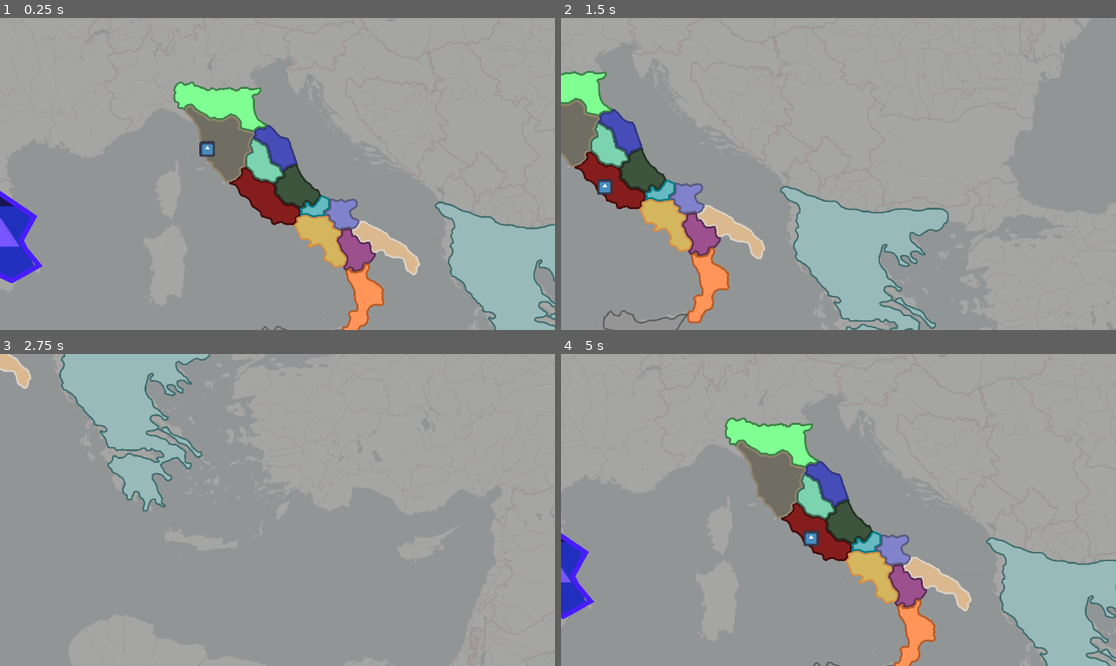
Above: before the commit, frames 1-4 (two rows, left to right).
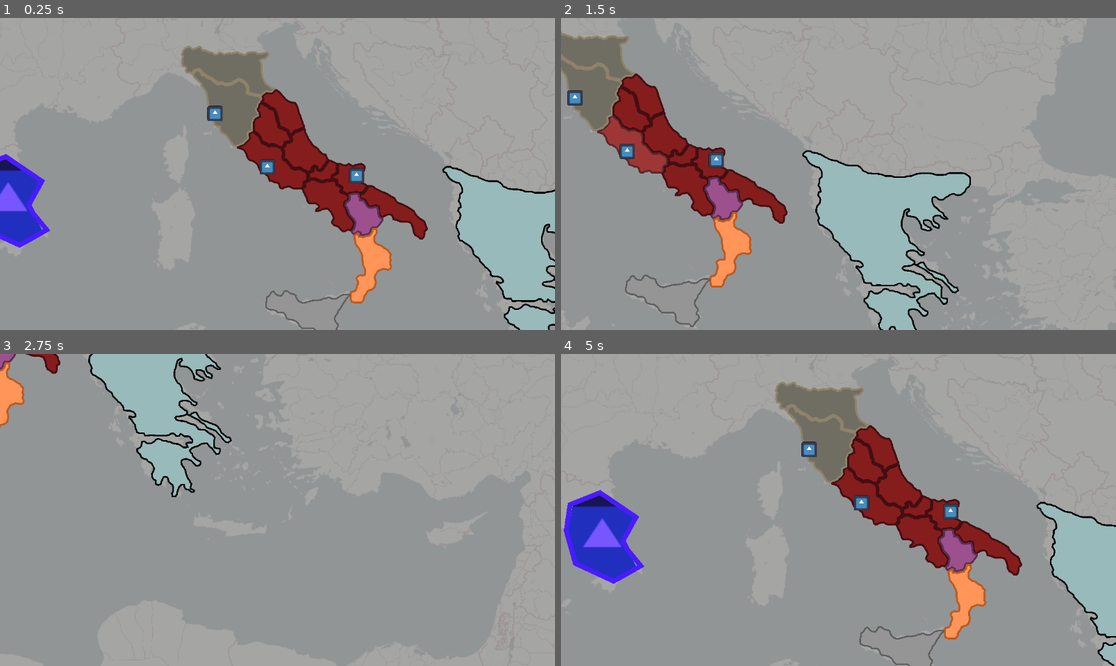
Above: after the commit, the same moments.

Repository: Lucasdelpiero/RTS
Game: Godot game, scene res://Map/world.tscn
The game is run twice, just before and just after one commit, with the same random seed, the same clock (stepped at 60 frames per second) and the same inputs. The engine's default icon, where the game draws it, is replaced by a stand-in: a white triangle on a blue panel in a dark square.
Inputs (mouse positions are in pixels of both pictures, inside the frame that each line leads up to):
- Up to frame 1 (0.25 s): no input
- Up to frame 2 (1.5 s): tap Enter at 0.5 s; move the mouse to (810, 189) at 0.52 s; hold D (Right) 0.53-1.28 s; click (810, 189) at 0.6 s; right-click (810, 189) at 0.8 s; move the mouse to (655, 158) at 1.27 s; hold S (Down) from 1.28 s (still down); right-click (655, 158) at 1.35 s
- Up to frame 3 (2.75 s): click (94, 494) at 1.55 s; move the mouse to (72, 357) at 2.02 s; release S (Down) at 2.03 s; hold D (Right) from 2.03 s (still down); click (72, 357) at 2.1 s; right-click (72, 357) at 2.3 s
- Up to frame 4 (5 s): move the mouse to (810, 572) at 2.77 s; release D (Right) at 2.78 s; hold W (Up) 2.78-3.53 s; right-click (810, 572) at 2.85 s; click (810, 572) at 3.05 s; move the mouse to (616, 510) at 3.52 s; hold A (Left) from 3.53 s (still down); click (616, 510) at 3.6 s; right-click (616, 510) at 3.8 s; move the mouse to (588, 575) at 4.27 s; right-click (588, 575) at 4.35 s; click (588, 575) at 4.55 s

The runs differ from the first frame. In frame 1, 20% of the frame differs, in the area x 0-100%, y 8-100%; in frame 2, 21%; in frame 3, 6.7%; in frame 4, 28%.

Commit message:
Added nations and the armies can be controlled by the player

Diff:
--- a/Map/Glow.gdshader
+++ b/Map/Glow.gdshader
@@ -3,7 +3,7 @@
 uniform float glow = 0.2;
 
 void fragment() {
-	COLOR.r = COLOR.r + 0.1;
-	COLOR.g = COLOR.g + 0.1;
-	COLOR.b = COLOR.b + 0.1;
+	COLOR.r = COLOR.r + glow;
+	COLOR.g = COLOR.g + glow;
+	COLOR.b = COLOR.b + glow;
 }
--- a/Map/Province.gd
+++ b/Map/Province.gd
@@ -2,17 +2,21 @@
 class_name Province # New icon to be made
 extends Polygon2D
 
-@export_color_no_alpha var OutLine = Color(0, 0, 0) : set = set_color_border
-@export_range(1, 20, 0.1) var Width = 2.0 : set = set_width
+@export_color_no_alpha var outLine = Color(0, 0, 0) : set = set_color_border
+@export_range(1, 20, 0.1) var width = 2.0 : set = set_width
 @onready var border = %Border
 @onready var city = %PosProvince
 @onready var mouseDetector = %MouseDetector
 @onready var collision = $MouseDetector/CollisionPolygon2D
 
+@export_category("Ownership")
+@export_range(0, 500, 1) var ownership = 0
+
 @export_category("DATA")
 @export_range(0, 10000, 1) var ID = 0
 @export_range(0.1, 10, 0.1) var weight = 1.0
 var connections : Array
+
 @export_group("Connections")
 @export var path0 : NodePath
 @export var path1 : NodePath
@@ -26,7 +30,11 @@
 @export var path9 : NodePath
 @export var path10 : NodePath
 
+# Array of paths avialiable as connections
 var paths : Array
+
+# The scene root first children
+var world = null
 
 func _ready():
 	await get_tree().create_timer(1).timeout
@@ -47,15 +55,15 @@
 	border.points = polygon
 	if polygon.size() > 1 :
 		border.add_point(polygon[0]) # Closes the line from the end point to the start point
-	border.width = Width
-	border.default_color = OutLine
+	border.width = width
+	border.default_color = outLine
 
 func set_color_border(color):
-	OutLine = color
+	outLine = color
 	queue_redraw()
 
 func set_width(new_width):
-	Width = new_width
+	width = new_width
 	queue_redraw()
 
 func set_city_name(value):
@@ -77,6 +85,12 @@
 			connections.push_back(con)
 #	print("connections: " + str(connections))
 
+func update_to_nation_color():
+	for nation in world.nations:
+		if nation.NATION_TAG == self.ownership:
+			self.outLine = nation.nationOutline
+			self.color = nation.nationColor
+	pass
 
 func _on_mouse_detector_mouse_entered():
 	Globals.mouse_in_province = ID
--- a/Map/army.gd
+++ b/Map/army.gd
@@ -5,8 +5,10 @@
 var path : PackedVector2Array = []
 const JUMP_VELOCITY = -400.0
 @onready var line = $Node/Line2D
+@onready var icon = $Icon
 enum  { IDLE, MOVING, FIGHTING }
 var state = MOVING
+@export_range(0, 500, 1) var ownership = 0
 @export_range( 10, 10000, 1) var SPEED = 500
 var test = true
 var starting_point : Vector2 # Were the army starts traveling from one point to other
@@ -18,15 +20,28 @@
 var first_point : Vector2 # First point in the path
 var second_point : Vector2 # Second point in the path
 
+## CONTROL
+var hovered = false
+var selected = false
+
 signal get_pathfinding(army ,current_position)
 # Get the gravity from the project settings to be synced with RigidBody nodes.
 
 func _input(event):
+	# Selection of the army selected
+	if Input.is_action_just_pressed("Click_Left"):
+		if ownership == world.playerNation:
+			if hovered:
+				selected = true
+			else: # This will have to be changed once multiples armies are selected
+				selected = false
+			pass
 	# Once clicked, the it will get the pathing towards the last province that was hovered
 	# If not province is being hovered it will go towards the closest province
-	if Input.is_action_just_pressed("Click_Left"):
+	if Input.is_action_just_pressed("Click_Right"):
 #		get_pathing(get_global_mouse_position())
-		get_pathing(Globals.mouse_in_province)
+		if selected :
+			get_pathing(Globals.mouse_in_province)
 
 
 func _physics_process(delta):
@@ -62,46 +77,30 @@
 	draw_path()
 	if path.size() > 0:
 		global_position = global_position.move_toward(path[0], delta * SPEED)
-#		print("path " +str(path))
 		var closest_point = path[0]
 		var distance_to_point = global_position.distance_to(closest_point)
 		var destination = path[path.size() - 1]
 		$Node/closest.global_position = closest_point
+		## TP to next point
 		if Input.is_action_just_pressed("Click_Right"):
-			global_position = closest_point
-			starting_point = closest_point
+			pass
+#			global_position = closest_point
+#			starting_point = closest_point
 		if Input.is_action_just_released("Click_Left"):
-			pass
-#			print(distance_to_point)
-#		$Node/distance.set_point_position(0, global_position)
-#		$Node/distance.set_point_position(1, )
-#		print("closest point " +str(closest_point))
-#		print("starting point " +str(starting_point))
-
-		if (starting_point == closest_point) and (destination != starting_point):
-#			path.remove_at(0)
 			pass
 
 		# A bug here has to be fixed
 		if distance_to_point <= 10:
 			starting_point = path[0]
-#			print("CLOSE")
-#			print(path)
 			global_position = path[0]
 			draw_path()
 			path.remove_at(0)
 			if path.size() > 0:
 				next_point = path[0]
 
-#			print("delete")
-#			print(path)
-			pass
-
 func get_pathing(destination):
 	if own_map != null:
 		var from = own_map.get_closest_point(self.global_position)
-#		var to = own_map.get_closest_point(destination)
-#		var to = own_map.get_point_position(destination)
 		# The destination is the place the army wants to go, that being the las province hovered
 		# If there is not a province being hovered, it will be used the closest point to the mouse
 		var to = destination
@@ -121,3 +120,17 @@
 			if starting_point == path[0] and (second_point == next_point):
 				path.remove_at(0)
 	pass
+
+
+
+func _on_area_2d_mouse_entered():
+	hovered = true
+	icon.set_material(load("res://Map/Glow.tres"))
+#	print("Hovered")
+	pass # Replace with function body.
+
+
+func _on_area_2d_mouse_exited():
+	hovered = false
+	icon.set_material(null)
+	pass # Replace with function body.
--- a/Map/army.tscn
+++ b/Map/army.tscn
@@ -1,11 +1,16 @@
-[gd_scene load_steps=3 format=3 uid="uid://bsuv2fxb0uq4f"]
+[gd_scene load_steps=5 format=3 uid="uid://bsuv2fxb0uq4f"]
 
 [ext_resource type="Script" path="res://Map/army.gd" id="1_836ho"]
+[ext_resource type="Material" uid="uid://d1vgtwpksf6ad" path="res://Map/Glow.tres" id="1_r86a0"]
 [ext_resource type="Texture2D" uid="uid://cgp6f6m73ehi7" path="res://icon.svg" id="1_xkwou"]
 
-[node name="Army" type="CharacterBody2D" groups=["Army"]]
+[sub_resource type="CircleShape2D" id="CircleShape2D_sdhy1"]
+radius = 27.0185
+
+[node name="Army" type="CharacterBody2D" groups=["armies"]]
 z_index = 100
 z_as_relative = false
+material = ExtResource("1_r86a0")
 script = ExtResource("1_836ho")
 SPEED = 30
 
@@ -17,12 +22,23 @@
 [node name="Node" type="Node" parent="."]
 
 [node name="Line2D" type="Line2D" parent="Node"]
-z_index = 6
+z_index = 40
 z_as_relative = false
 points = PackedVector2Array(19, -8)
 width = 4.0
 
 [node name="closest" type="Sprite2D" parent="Node"]
 modulate = Color(1, 0, 0, 1)
+z_index = 50
+z_as_relative = false
 scale = Vector2(0.1, 0.1)
 texture = ExtResource("1_xkwou")
+
+[node name="Area2D" type="Area2D" parent="."]
+
+[node name="CollisionShape2D" type="CollisionShape2D" parent="Area2D"]
+visible = false
+shape = SubResource("CircleShape2D_sdhy1")
+
+[connection signal="mouse_entered" from="Area2D" to="." method="_on_area_2d_mouse_entered"]
+[connection signal="mouse_exited" from="Area2D" to="." method="_on_area_2d_mouse_exited"]
--- /dev/null
+++ b/Map/nation.gd
@@ -0,0 +1,16 @@
+extends Node
+
+@export_range(1, 500, 1) var NATION_TAG  = 1
+@export_color_no_alpha var nationOutline = Color(0, 0, 0)
+@export_color_no_alpha var nationColor = Color(0, 0, 0)
+@export_range(10, 1000, 0.1) var gold = 100
+@export var isPlayer = false
+
+# Called when the node enters the scene tree for the first time.
+func _ready():
+	pass # Replace with function body.
+
+
+# Called every frame. 'delta' is the elapsed time since the previous frame.
+func _process(delta):
+	pass
--- /dev/null
+++ b/Map/nation.tscn
@@ -0,0 +1,6 @@
+[gd_scene load_steps=2 format=3 uid="uid://cfcfhmytywga"]
+
+[ext_resource type="Script" path="res://Map/nation.gd" id="1_kw4eg"]
+
+[node name="Nation" type="Node" groups=["nations"]]
+script = ExtResource("1_kw4eg")
--- a/Map/province.tscn
+++ b/Map/province.tscn
@@ -4,9 +4,10 @@
 [ext_resource type="PackedScene" uid="uid://hb4l2h7cpx1y" path="res://Map/pos_province.tscn" id="2_tp8f2"]
 
 [node name="Province" type="Polygon2D" groups=["provinces"]]
+z_index = 20
+z_as_relative = false
 script = ExtResource("1_0h13g")
-Width = 4.0
-ID = null
+width = 4.0
 
 [node name="PosProvince" parent="." instance=ExtResource("2_tp8f2")]
 unique_name_in_owner = true
--- a/Map/world.gd
+++ b/Map/world.gd
@@ -3,12 +3,29 @@
 var map # navmap
 
 @onready var navigation = $NavigationRegion2D
-@onready var army = $Army
-
+@onready var army = %Army
+@onready var nationsGroup = $NationsGroup
+var playerNation = null
+var nations := []
 # Called when the node enters the scene tree for the first time.
 func _ready():
 	get_nav_map()
-	army.get_to_closer_point(map)
+#	army.get_to_closer_point(map)
+
+	nations = nationsGroup.get_children()
+	for nation in nations:
+		if nation.isPlayer == true:
+			playerNation = nation.NATION_TAG
+
+	for army in get_tree().get_nodes_in_group("armies"):
+		army.world = self
+		army.get_to_closer_point(map)
+
+	var provinces = get_tree().get_nodes_in_group("provinces")
+	for province in provinces:
+		province.world = self
+		province.update_to_nation_color()
+
 # Called every frame. 'delta' is the elapsed time since the previous frame.
 func _process(delta):
 	pass
--- a/Map/world.tscn
+++ b/Map/world.tscn
@@ -1,8 +1,9 @@
-[gd_scene load_steps=10 format=3 uid="uid://bvm45rxpdusoh"]
+[gd_scene load_steps=11 format=3 uid="uid://bvm45rxpdusoh"]
 
 [ext_resource type="Script" path="res://Map/world.gd" id="1_qiij3"]
 [ext_resource type="Texture2D" uid="uid://cbji4uhav74fm" path="res://Map/EuropeMap.png" id="1_v5ckb"]
 [ext_resource type="PackedScene" uid="uid://bsuv2fxb0uq4f" path="res://Map/army.tscn" id="2_2lid3"]
+[ext_resource type="PackedScene" uid="uid://cfcfhmytywga" path="res://Map/nation.tscn" id="2_ipllx"]
 [ext_resource type="PackedScene" uid="uid://hb4l2h7cpx1y" path="res://Map/pos_province.tscn" id="3_6xwkc"]
 [ext_resource type="Texture2D" uid="uid://cgp6f6m73ehi7" path="res://icon.svg" id="3_dkw6f"]
 [ext_resource type="PackedScene" uid="uid://dec3vxw320ceh" path="res://Map/province.tscn" id="5_rmlct"]
@@ -18,6 +19,31 @@
 position = Vector2(67, 153)
 script = ExtResource("1_qiij3")
 metadata/_edit_lock_ = true
+
+[node name="NationsGroup" type="Node" parent="."]
+
+[node name="Rome" parent="NationsGroup" instance=ExtResource("2_ipllx")]
+nationOutline = Color(0.266667, 0.054902, 0.0705882, 1)
+nationColor = Color(0.521569, 0.117647, 0.117647, 1)
+isPlayer = true
+
+[node name="Army" parent="NationsGroup/Rome" instance=ExtResource("2_2lid3")]
+unique_name_in_owner = true
+position = Vector2(703, 481)
+ownership = 1
+
+[node name="Army2" parent="NationsGroup/Rome" instance=ExtResource("2_2lid3")]
+unique_name_in_owner = true
+position = Vector2(887, 505)
+ownership = 1
+
+[node name="Etruria" parent="NationsGroup" instance=ExtResource("2_ipllx")]
+NATION_TAG = 2
+nationOutline = Color(0.560784, 0.509804, 0.411765, 1)
+nationColor = Color(0.439216, 0.435294, 0.388235, 1)
+
+[node name="Army" parent="NationsGroup/Etruria" instance=ExtResource("2_2lid3")]
+position = Vector2(604, 358)
 
 [node name="EuropeMap" type="Sprite2D" parent="."]
 visible = false
@@ -58,8 +84,9 @@
 [node name="Rome" parent="Italy" instance=ExtResource("5_rmlct")]
 position = Vector2(10.4833, -89.4576)
 color = Color(0.521569, 0.117647, 0.117647, 1)
-polygon = PackedVector2Array(-27.4047, -7.73065, -33.4047, - …(326 unchanged characters)… 953, -16.7307, 25.5953, -14.7307, 28.5953, -12.7307, 33.5953, -14.7307, 42.5953, -13.7307, 54.5953, -8.73065,  …(1312 unchanged characters)…
-OutLine = Color(0.270588, 0.0509804, 0.0509804, 1)
+polygon = PackedVector2Array(-27.4047, -7.73065, -33.4047, - …(326 unchanged characters)… 953, -16.7307, 25.5953, -14.7307, 28.5957, -12.7304, 33.5957, -13.7304, 42.5953, -13.7307, 54.5953, -8.73065,  …(1312 unchanged characters)…
+outLine = Color(0.266667, 0.054902, 0.0705882, 1)
+ownership = 1
 ID = 1
 path0 = NodePath("../Etruria")
 path1 = NodePath("../Umbria")
@@ -71,17 +98,18 @@
 position = Vector2(26.5957, 29.7697)
 
 [node name="Border" parent="Italy/Rome" index="1"]
-points = PackedVector2Array(-27.4047, -7.73065, -33.4047, -9 …(325 unchanged characters)… 953, -16.7307, 25.5953, -14.7307, 28.5953, -12.7307, 33.5953, -14.7307, 42.5953, -13.7307, 54.5953, -8.73065,  …(1332 unchanged characters)…
-default_color = Color(0.270588, 0.0509804, 0.0509804, 1)
+points = PackedVector2Array(-27.4047, -7.73065, -33.4047, -9 …(325 unchanged characters)… 953, -16.7307, 25.5953, -14.7307, 28.5957, -12.7304, 33.5957, -13.7304, 42.5953, -13.7307, 54.5953, -8.73065,  …(1332 unchanged characters)…
+default_color = Color(0.266667, 0.054902, 0.0705882, 1)
 
 [node name="CollisionPolygon2D" parent="Italy/Rome/MouseDetector" index="0"]
-polygon = PackedVector2Array(-27.4047, -7.73065, -33.4047, - …(326 unchanged characters)… 953, -16.7307, 25.5953, -14.7307, 28.5953, -12.7307, 33.5953, -14.7307, 42.5953, -13.7307, 54.5953, -8.73065,  …(1312 unchanged characters)…
+polygon = PackedVector2Array(-27.4047, -7.73065, -33.4047, - …(326 unchanged characters)… 953, -16.7307, 25.5953, -14.7307, 28.5957, -12.7304, 33.5957, -13.7304, 42.5953, -13.7307, 54.5953, -8.73065,  …(1312 unchanged characters)…
 
 [node name="Etruria" parent="Italy" instance=ExtResource("5_rmlct")]
 position = Vector2(-602.921, -388.188)
 color = Color(0.439216, 0.435294, 0.388235, 1)
-polygon = PackedVector2Array(579, 283, 574, 285, 568, 284, 5 …(436 unchanged characters)… 4, 596, 175, 599, 177, 603, 178, 612, 181, 620, 182, 625, 183, 627, 184, 627, 189 …(231 unchanged characters)…
-OutLine = Color(0.568627, 0.513726, 0.415686, 1)
+polygon = PackedVector2Array(579, 283, 574, 285, 568, 284, 5 …(436 unchanged characters)… 4, 596, 175, 599, 177, 603, 178, 612, 180, 620, 182, 625, 183, 627, 184, 627, 189 …(231 unchanged characters)…
+outLine = Color(0.560784, 0.509804, 0.411765, 1)
+ownership = 2
 ID = 2
 path0 = NodePath("../Umbria")
 path1 = NodePath("../Piceni")
@@ -90,17 +118,18 @@
 position = Vector2(531.5, 217.5)
 
 [node name="Border" parent="Italy/Etruria" index="1"]
-points = PackedVector2Array(579, 283, 574, 285, 568, 284, 56 …(435 unchanged characters)… 4, 596, 175, 599, 177, 603, 178, 612, 181, 620, 182, 625, 183, 627, 184, 627, 189 …(241 unchanged characters)…
-default_color = Color(0.568627, 0.513726, 0.415686, 1)
+points = PackedVector2Array(579, 283, 574, 285, 568, 284, 56 …(435 unchanged characters)… 4, 596, 175, 599, 177, 603, 178, 612, 180, 620, 182, 625, 183, 627, 184, 627, 189 …(241 unchanged characters)…
+default_color = Color(0.560784, 0.509804, 0.411765, 1)
 
 [node name="CollisionPolygon2D" parent="Italy/Etruria/MouseDetector" index="0"]
-polygon = PackedVector2Array(579, 283, 574, 285, 568, 284, 5 …(436 unchanged characters)… 4, 596, 175, 599, 177, 603, 178, 612, 181, 620, 182, 625, 183, 627, 184, 627, 189 …(231 unchanged characters)…
+polygon = PackedVector2Array(579, 283, 574, 285, 568, 284, 5 …(436 unchanged characters)… 4, 596, 175, 599, 177, 603, 178, 612, 180, 620, 182, 625, 183, 627, 184, 627, 189 …(231 unchanged characters)…
 
 [node name="Umbria" parent="Italy" instance=ExtResource("5_rmlct")]
 position = Vector2(36.5786, -149.688)
 color = Color(0.482353, 0.831373, 0.690196, 1)
-polygon = PackedVector2Array(16.5, -15.5, 18.5, -7.5, 18.5,  …(192 unchanged characters)… 5, 34.5, 40.5, 33.5, 45.5, 30.5, 47.5, 27.5, 47.5, 24.5, 47.5, 18.5, 44.5, 14.5, 42.5, 9.5, 42.5, 2.5, 43.5, -1.5, 40.5, -4.5, 39.5, -9.5, 37 …(398 unchanged characters)…
-OutLine = Color(0.2436, 0.42, 0.34944, 1)
+polygon = PackedVector2Array(16.5, -15.5, 18.5, -7.5, 18.5,  …(192 unchanged characters)… 5, 34.5, 40.5, 33.5, 45.5, 30.5, 47.5, 28.5004, 48.5, 24.5, 47.5, 18.5, 44.5, 14.5, 42.5, 9.5, 42.5, 2.50037, 43.5, -1.5, 40.5, -4.5, 39.5, -9.5, 37 …(398 unchanged characters)…
+outLine = Color(0.24, 0.42, 0.35, 1)
+ownership = 1
 ID = 3
 path0 = NodePath("../Etruria")
 path1 = NodePath("../Piceni")
@@ -110,8 +139,9 @@
 [node name="Samnites" parent="Italy" instance=ExtResource("5_rmlct")]
 position = Vector2(107.692, -91.086)
 color = Color(0.239216, 0.329412, 0.239216, 1)
-polygon = PackedVector2Array(18.3868, -20.1022, 23.3868, -13 …(405 unchanged characters)… 8, 37.3868, 36.8978, 35.3868, 36.8978, 34.3868, 34.8978, 34.3868, 31.8978, 32.3868, 30.8978, 29.3868, 28.8978, 26.3868, 27.8978, 23.3868, 27.8978, 22.3868, 29.8978, 19.386 …(1073 unchanged characters)…
-OutLine = Color(0.1387, 0.19, 0.1387, 1)
+polygon = PackedVector2Array(18.3868, -20.1022, 23.3868, -13 …(405 unchanged characters)… 8, 37.3868, 36.8978, 35.3868, 36.8978, 33.387, 34.898, 32.3868, 30.8978, 29.3868, 28.8978, 26.3868, 27.8978, 22.3868, 29.8978, 19.386 …(1073 unchanged characters)…
+outLine = Color(0.13, 0.19, 0.13, 1)
+ownership = 1
 ID = 5
 path0 = NodePath("../Piceni")
 
@@ -119,14 +149,16 @@
 position = Vector2(77.4813, -184.645)
 color = Color(0.27451, 0.301961, 0.721569, 1)
 polygon = PackedVector2Array(-9.40265, -22.5429, -3.40265, -15.5429, 0.597351, -12.5429, 4.59735, -10.5429, 11.5974, -8 …(1035 unchanged characters)…
-OutLine = Color(0.192157, 0.215686, 0.509804, 1)
+outLine = Color(0.19, 0.29, 0.52, 1)
+ownership = 1
 ID = 4
 
 [node name="Neapolis" parent="Italy" instance=ExtResource("5_rmlct")]
 position = Vector2(138.283, 14.8745)
 color = Color(0.831373, 0.717647, 0.372549, 1)
 polygon = PackedVector2Array(-22.204, -14.0627, -25.204, -19.0627, -27.204, -24.0627, -29.204, -28.0627, -24.204, -33.0 …(1533 unchanged characters)…
-OutLine = Color(0.83, 0.561218, 0.2739, 1)
+outLine = Color(0.83, 0.56, 0.27, 1)
+ownership = 1
 ID = 7
 path0 = NodePath("../Rome")
 path1 = NodePath("../Upper Apulia")
@@ -136,7 +168,7 @@
 
 [node name="Border" parent="Italy/Neapolis" index="1"]
 points = PackedVector2Array(-22.204, -14.0627, -25.204, -19.0627, -27.204, -24.0627, -29.204, -28.0627, -24.204, -33.06 …(1551 unchanged characters)…
-default_color = Color(0.83, 0.561218, 0.2739, 1)
+default_color = Color(0.83, 0.56, 0.27, 1)
 
 [node name="CollisionPolygon2D" parent="Italy/Neapolis/MouseDetector" index="0"]
 polygon = PackedVector2Array(-22.204, -14.0627, -25.204, -19.0627, -27.204, -24.0627, -29.204, -28.0627, -24.204, -33.0 …(1533 unchanged characters)…
@@ -145,7 +177,8 @@
 position = Vector2(158.079, -49.4548)
 color = Color(0.403922, 0.729412, 0.760784, 1)
 polygon = PackedVector2Array(-30, 13.2666, -32, 13.2666, -36, 15.2666, -36, 11.2666, -35, 8.2666, -37, 3.2666, -35, 2.2 …(704 unchanged characters)…
-OutLine = Color(0.0364, 0.4797, 0.52, 1)
+outLine = Color(0.03, 0.47, 0.52, 1)
+ownership = 1
 ID = 6
 path0 = NodePath("../Samnites")
 path1 = NodePath("../Upper Apulia")
@@ -156,14 +189,16 @@
 position = Vector2(222.079, -41.6882)
 color = Color(0.505882, 0.513726, 0.8, 1)
 polygon = PackedVector2Array(-39, -16.5, -39, -24.5, -34, -24.5, -30, -22.5, -28, -21.5, -23, -21.5, -17, -24.5, -12, - …(551 unchanged characters)…
-OutLine = Color(0.34902, 0.352941, 0.490196, 1)
+outLine = Color(0.35, 0.35, 0.49, 1)
+ownership = 1
 ID = 8
 
 [node name="Lower Apulia" parent="Italy" instance=ExtResource("5_rmlct")]
 position = Vector2(295.921, 12.6928)
 color = Color(0.858824, 0.72549, 0.560784, 1)
-polygon = PackedVector2Array(-27.8425, -23.881, -19.8425, -1 …(1230 unchanged characters)… 425, -16.881, -58.8425, -18.881, -55.8425, -20.881, -54.8425, -23.881, -52.8425, -26.881,  …(94 unchanged characters)…
-OutLine = Color(0.858824, 0.819608, 0.772549, 1)
+polygon = PackedVector2Array(-27.8425, -23.881, -19.8425, -1 …(1230 unchanged characters)… 425, -16.881, -58.8425, -18.881, -55.842, -21.8808, -54.8425, -23.881, -52.8425, -26.881,  …(94 unchanged characters)…
+outLine = Color(0.85, 0.85, 0.79, 1)
+ownership = 1
 ID = 9
 path0 = NodePath("../Upper Apulia")
 
@@ -171,7 +206,7 @@
 position = Vector2(237.157, 42.1647)
 color = Color(0.611765, 0.317647, 0.556863, 1)
 polygon = PackedVector2Array(32.922, 15.6471, 29.922, 19.6471, 25.922, 23.6471, 20.922, 23.6471, 16.922, 23.6471, 13.92 …(1235 unchanged characters)…
-OutLine = Color(0.36, 0.1872, 0.32832, 1)
+outLine = Color(0.36, 0.18, 0.32, 1)
 ID = 10
 path0 = NodePath("../Calabria")
 path1 = NodePath("../Lower Apulia")
@@ -182,7 +217,7 @@
 position = Vector2(279.601, 148.977)
 color = Color(1, 0.588235, 0.34902, 1)
 polygon = PackedVector2Array(-60.5224, -51.1656, -61.5224, -55.1656, -62.5224, -62.1656, -63.5224, -66.1656, -60.5224,  …(1987 unchanged characters)…
-OutLine = Color(0.721569, 0.360784, 0.152941, 1)
+outLine = Color(0.72, 0.36, 0.15, 1)
 ID = 11
 path0 = NodePath("../Sicily")
 
@@ -191,7 +226,7 @@
 scale = Vector2(0.820011, 0.841055)
 color = Color(0.588235, 0.588235, 0.588235, 1)
 polygon = PackedVector2Array(28.7136, 66.6059, 22.7136, 66.6059, 14.7136, 65.6059, 10.7136, 62.6059, 7.71362, 60.6059,  …(3585 unchanged characters)…
-OutLine = Color(0.37, 0.37, 0.37, 1)
+outLine = Color(0.37, 0.37, 0.37, 1)
 ID = 12
 
 [node name="Border" parent="Italy/Sicily" index="1"]
@@ -205,7 +240,8 @@
 position = Vector2(23.2769, -261.626)
 color = Color(0.501961, 1, 0.576471, 1)
 polygon = PackedVector2Array(0.802124, 3.43787, 1.80212, 11.4379, 3.80212, 18.4379, 7.80212, 26.4379, 10.8021, 30.4379, …(3582 unchanged characters)…
-OutLine = Color(0.255, 0.51, 0.29325, 1)
+outLine = Color(0.24, 0.32, 0.21, 1)
+ownership = 2
 ID = 13
 path0 = NodePath("../Etruria")
 path1 = NodePath("../Piceni")
@@ -215,21 +251,16 @@
 position = Vector2(-8, -2)
 navigation_polygon = SubResource("NavigationPolygon_v8dvj")
 metadata/_edit_lock_ = true
-
-[node name="Army" parent="." instance=ExtResource("2_2lid3")]
-position = Vector2(565, 187)
 
 [node name="Province" parent="." instance=ExtResource("5_rmlct")]
 position = Vector2(1143, 386)
 scale = Vector2(0.838831, 0.856237)
 color = Color(0.6, 0.729412, 0.729412, 1)
 polygon = PackedVector2Array(-156.86, -48.7457, -150.86, -39.7457, -142.86, -33.7457, -135.86, -30.7457, -125.86, -27.7 …(9275 unchanged characters)…
-OutLine = Color(0.254902, 0.431373, 0.431373, 1)
 ID = 256
 
 [node name="Border" parent="Province" index="1"]
 points = PackedVector2Array(-156.86, -48.7457, -150.86, -39.7457, -142.86, -33.7457, -135.86, -30.7457, -125.86, -27.74 …(9293 unchanged characters)…
-default_color = Color(0.254902, 0.431373, 0.431373, 1)
 
 [node name="CollisionPolygon2D" parent="Province/MouseDetector" index="0"]
 polygon = PackedVector2Array(-156.86, -48.7457, -150.86, -39.7457, -142.86, -33.7457, -135.86, -30.7457, -125.86, -27.7 …(9275 unchanged characters)…
@@ -239,7 +270,6 @@
 position = Vector2(1207, 490)
 color = Color(0, 1, 1, 1)
 polygon = PackedVector2Array(-194.665, -128.455, -170.665, -112.455, -139.665, -86.4553, -153.665, 32.5447, -62.665, 13 …(936 unchanged characters)…
-OutLine = Color(1, 1, 1, 1)
 ID = 33
 
 [node name="Border" parent="Province2" index="1"]
@@ -251,8 +281,9 @@
 polygon = PackedVector2Array(-194.665, -128.455, -170.665, -112.455, -139.665, -86.4553, -153.665, 32.5447, -62.665, 13 …(936 unchanged characters)…
 
 [node name="Camera" type="Camera2D" parent="."]
-position = Vector2(676, 269)
+position = Vector2(660, 343)
 script = ExtResource("8_w7mv1")
+desaceleration = 15
 
 [editable path="Cool texturing/West"]
 [editable path="Italy/Rome"]
--- a/Player/Camera.gd
+++ b/Player/Camera.gd
@@ -5,7 +5,9 @@
 
 @export_range(10, 1000, 1) var speed = 750
 @export_range(1, 100, 1) var aceleration = 25
+@export_range(1, 100, 1) var desaceleration = 10
 var velocity = Vector2(0.0, 0.0)
+
 
 # Called when the node enters the scene tree for the first time.
 func _ready():
@@ -19,13 +21,13 @@
 	velocity.x += xInput * aceleration * delta
 	velocity.x = clamp(velocity.x, -speed * delta, speed * delta)
 	if xInput == 0 :
-		velocity.x = lerp(velocity.x, 0.0, aceleration / 3  * delta)
+		velocity.x = lerp(velocity.x, 0.0, desaceleration  * delta)
 
 
 	velocity.y += yInput * aceleration * delta
 	velocity.y = clamp(velocity.y, -speed * delta, +speed * delta)
 	if yInput == 0:
-		velocity.y = lerp(velocity.y, 0.0, aceleration / 3 * delta)
+		velocity.y = lerp(velocity.y, 0.0, desaceleration * delta)
 	global_position += velocity
 
 	pass
